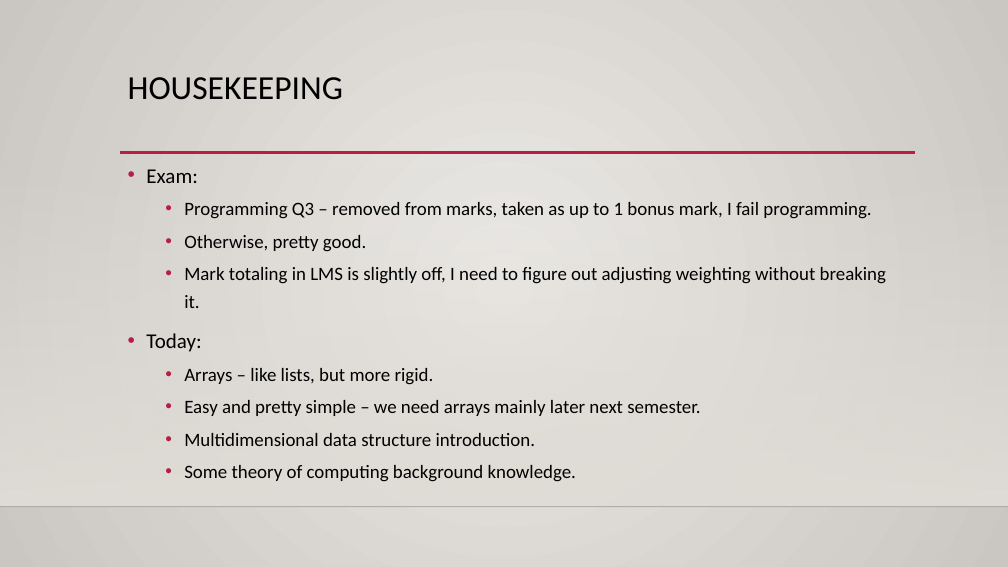
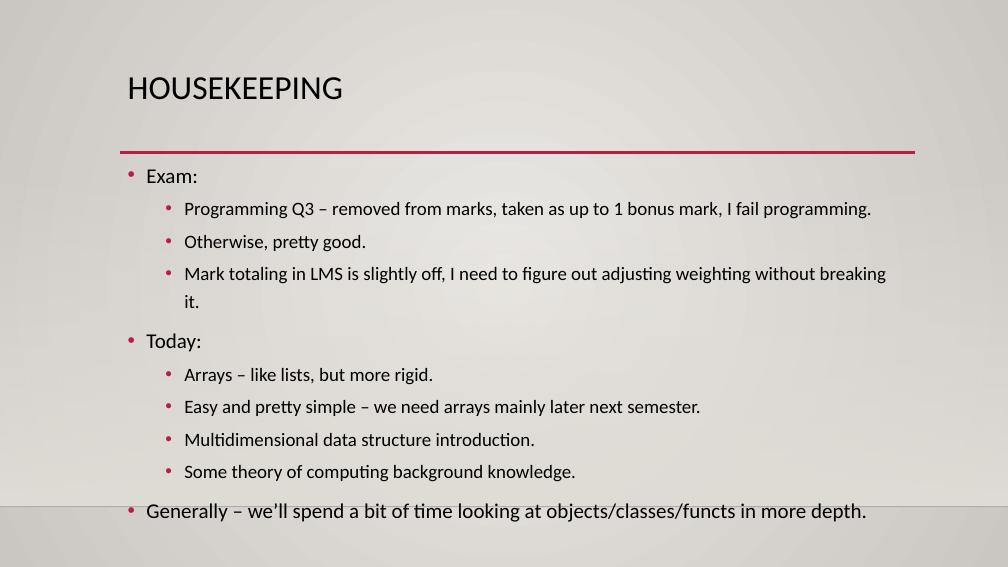
Before and after one commit to AkeemSemperDataScience/Programming_Basics_for_Machine_Learning_Students, a slide deck: slide 1 of reference_material/slides/013_arrays.pptx. Drawn at 1008x567 pixels with LibreOffice and Linux fonts; fonts in the diff are those of the drawing; background and template pictures are left out. Boxes give left, top, right and bottom in pixels: in the first picture for what was removed or moved away, otherwise in the second. Text is boxed around its words. In the diff, an @@ line names an element or a change of style, - is before the commit and + after.

```diff
--- a/reference_material/slides/013_arrays.pptx
+++ b/reference_material/slides/013_arrays.pptx
@@ text at [146,503,867,522]: paragraph added @@
+• Generally – we’ll spend a bit of time looking at objects/classes/functs in more depth.
```
Also in this commit, not shown: 3 other slides changed, 1 slide added, 3 other files.
